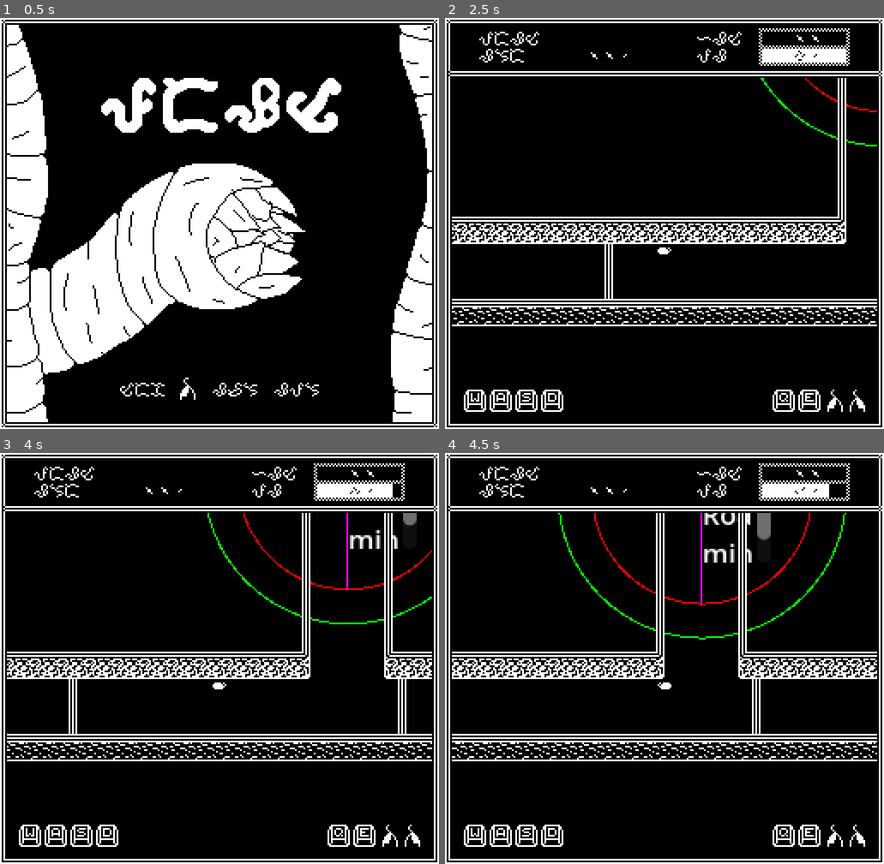
Above: before the commit, frames 1-4 (two rows, left to right).
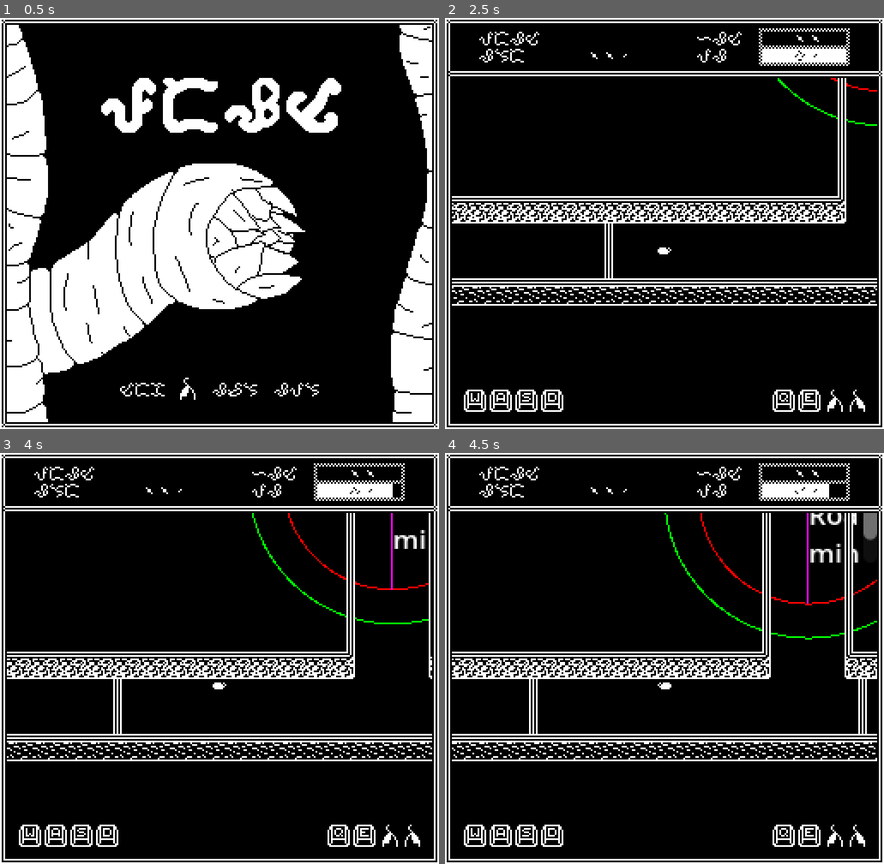
Above: after the commit, the same moments.

Repository: youknowedo/parasito
Game: Godot game, scene res://scenes/Master.tscn
Two runs of this game, one before a commit and one after it. Both use one fixed random seed, a clock stepped at 60 frames per second and the inputs below.
Inputs (mouse positions are in pixels of both pictures, inside the frame that each line leads up to):
- Up to frame 1 (0.5 s): no input
- Up to frame 2 (2.5 s): tap Enter at 0.5, 2 s; move the mouse to (761, 202) at 0.52 s; hold D (move_right) 0.53-1.28 s; click (761, 202) at 0.6 s; right-click (761, 202) at 0.8 s; tap Space at 1.25 s; move the mouse to (576, 244) at 1.27 s; hold S (move_down) 1.28-2.03 s; right-click (576, 244) at 1.35 s; tap E (tertiary_action) at 1.55 s; move the mouse to (708, 133) at 2.02 s; hold D (move_right) from 2.03 s (still down); hold E (tertiary_action) from 2.03 s (still down); click (708, 133) at 2.3 s
- Up to frame 3 (4 s): move the mouse to (197, 740) at 2.77 s; release D (move_right) at 2.78 s; release E (tertiary_action) at 2.78 s; hold W (move_up) 2.78-3.53 s; click (197, 740) at 2.85 s; right-click (197, 740) at 3.05 s; move the mouse to (351, 720) at 3.52 s; hold A (move_left) from 3.53 s (still down); hold E (tertiary_action) from 3.53 s (still down); right-click (351, 720) at 3.6 s
- Up to frame 4 (4.5 s): keep holding A (move_left); move the mouse to (532, 596) at 4.27 s; release E (tertiary_action) at 4.28 s; tap E (tertiary_action) at 4.35 s

Frame 1 is identical in both runs. In frame 2, 11% of the frame differs, in the area x 1-99%, y 14-75%; in frame 3, 6.4%; in frame 4, 8.6%.

Commit message:
Lunge n dash

Diff:
--- a/scenes/Master.tscn
+++ b/scenes/Master.tscn
@@ -90,7 +90,6 @@
 [node name="CanvasLayer" type="CanvasLayer" parent="."]
 
 [node name="LevelScreen" type="TextureRect" parent="CanvasLayer" node_paths=PackedStringArray("master", "region_counter", "room_counter")]
-visible = false
 texture_filter = 1
 offset_right = 256.0
 offset_bottom = 240.0
--- a/scenes/objects/Grunt.tscn
+++ b/scenes/objects/Grunt.tscn
@@ -791,6 +791,22 @@
 "values": [0.0]
 }
 
+[sub_resource type="Animation" id="Animation_la704"]
+resource_name = "Dead"
+step = 0.05
+tracks/0/type = "value"
+tracks/0/imported = false
+tracks/0/enabled = true
+tracks/0/path = NodePath("Grunt:frame_coords")
+tracks/0/interp = 1
+tracks/0/loop_wrap = true
+tracks/0/keys = {
+"times": PackedFloat32Array(0),
+"transitions": PackedFloat32Array(1),
+"update": 1,
+"values": [Vector2i(0, 11)]
+}
+
 [sub_resource type="Animation" id="Animation_kwl5b"]
 resource_name = "Idle"
 length = 2.0
@@ -946,22 +962,6 @@
 "transitions": PackedFloat32Array(1),
 "update": 0,
 "values": [0.0]
-}
-
-[sub_resource type="Animation" id="Animation_la704"]
-resource_name = "Dead"
-step = 0.05
-tracks/0/type = "value"
-tracks/0/imported = false
-tracks/0/enabled = true
-tracks/0/path = NodePath("Grunt:frame_coords")
-tracks/0/interp = 1
-tracks/0/loop_wrap = true
-tracks/0/keys = {
-"times": PackedFloat32Array(0),
-"transitions": PackedFloat32Array(1),
-"update": 1,
-"values": [Vector2i(0, 11)]
 }
 
 [sub_resource type="AnimationLibrary" id="AnimationLibrary_dyjh3"]
--- a/scenes/objects/Player.tscn
+++ b/scenes/objects/Player.tscn
@@ -7,7 +7,7 @@
 [ext_resource type="Script" uid="uid://s0u8ku4va808" path="res://scripts/state_machines/states/player/MovingState.gd" id="5_b7u2i"]
 [ext_resource type="Script" uid="uid://tq4onar0q642" path="res://scripts/state_machines/states/player/LungingState.gd" id="6_ojp0b"]
 [ext_resource type="Script" uid="uid://du8n1rdlk1kju" path="res://scripts/state_machines/states/player/Possessing.gd" id="7_ekumq"]
-[ext_resource type="Script" path="res://scripts/state_machines/states/player/DeadState.gd" id="8_n4knn"]
+[ext_resource type="Script" uid="uid://ci8td6weabxx7" path="res://scripts/state_machines/states/shared/DeadState.gd" id="8_n4knn"]
 
 [sub_resource type="Animation" id="Animation_7pqvu"]
 resource_name = "Dead"
--- a/scenes/objects/Shooter.tscn
+++ b/scenes/objects/Shooter.tscn
@@ -11,6 +11,7 @@
 [ext_resource type="Script" uid="uid://b55yhinddli8s" path="res://scripts/state_machines/states/shooter/AttackingState.gd" id="8_dverg"]
 [ext_resource type="PackedScene" uid="uid://bk5brchyxcvhu" path="res://scenes/objects/Projectile.tscn" id="9_bd1nq"]
 [ext_resource type="Script" uid="uid://ci8td6weabxx7" path="res://scripts/state_machines/states/shared/DeadState.gd" id="11_pis81"]
+[ext_resource type="Script" uid="uid://bau3ttwh3aect" path="res://scripts/state_machines/states/host/DashingState.gd" id="12_ad3xa"]
 
 [sub_resource type="Animation" id="Animation_bxurt"]
 resource_name = "Attacking"
@@ -155,6 +156,22 @@
 "transitions": PackedFloat32Array(1, 1, 1, 1),
 "update": 1,
 "values": [Vector2(0, 4.5), Vector2(0, 0), Vector2(0, -0.5), Vector2(0, 2)]
+}
+
+[sub_resource type="Animation" id="Animation_pis81"]
+resource_name = "Dead"
+step = 0.1
+tracks/0/type = "value"
+tracks/0/imported = false
+tracks/0/enabled = true
+tracks/0/path = NodePath("Sprite:frame_coords")
+tracks/0/interp = 1
+tracks/0/loop_wrap = true
+tracks/0/keys = {
+"times": PackedFloat32Array(0),
+"transitions": PackedFloat32Array(1),
+"update": 1,
+"values": [Vector2i(0, 7)]
 }
 
 [sub_resource type="Animation" id="Animation_kwl5b"]
@@ -253,22 +270,6 @@
 "transitions": PackedFloat32Array(1),
 "update": 0,
 "values": [Vector2(-6, 0.5)]
-}
-
-[sub_resource type="Animation" id="Animation_pis81"]
-resource_name = "Dead"
-step = 0.1
-tracks/0/type = "value"
-tracks/0/imported = false
-tracks/0/enabled = true
-tracks/0/path = NodePath("Sprite:frame_coords")
-tracks/0/interp = 1
-tracks/0/loop_wrap = true
-tracks/0/keys = {
-"times": PackedFloat32Array(0),
-"transitions": PackedFloat32Array(1),
-"update": 1,
-"values": [Vector2i(0, 7)]
 }
 
 [sub_resource type="AnimationLibrary" id="AnimationLibrary_dyjh3"]
@@ -379,6 +380,10 @@
 [node name="Dead" type="Node" parent="StateMachine"]
 script = ExtResource("11_pis81")
 
+[node name="Dashing" type="Node" parent="StateMachine"]
+script = ExtResource("12_ad3xa")
+dash_force = 5000.0
+
 [node name="RichTextLabel" type="RichTextLabel" parent="."]
 offset_right = 40.0
 offset_bottom = 40.0
--- a/scripts/Projectile.gd
+++ b/scripts/Projectile.gd
@@ -2,7 +2,7 @@
 
 var velocity: Vector2
 var attack_damage: int
-var origin: Entity
+var origin: Hostile
 
 var actual_position: Vector2
 
@@ -18,5 +18,7 @@
 
 	if body.is_in_group("entity"):
 		body.damage(10, origin)
+		if body.health <= 0:
+			origin.attack_target = null
 
 	queue_free()
--- a/scripts/entities/Hostile.gd
+++ b/scripts/entities/Hostile.gd
@@ -48,6 +48,7 @@
 		return
 
 	attack_target = body
+	in_attack_range = false
 	collision_mask = 0b0101
 
 	_on_body_entered_vision_range(body)
--- a/scripts/entities/hostiles/Host.gd
+++ b/scripts/entities/hostiles/Host.gd
@@ -1,9 +1,12 @@
 extends Hostile
 class_name Host
 
-var occupier: Entity = null
+var occupier: Player = null
 
 func _process(delta):
+	if occupier && !occupier.master.started:
+		return
+
 	if attack_target && attack_target.health <= 0:
 		attack_target = null
 		collision_mask = 0b0111
@@ -13,19 +16,13 @@
 		if !occupier:
 			return
 
-		if Input.is_action_just_pressed("primary_action"):
-			primary_action()
+		if health > 0:
+			if Input.is_action_just_pressed("primary_action"):
+				primary_action()
 
-		elif Input.is_action_just_pressed("secondary_action"):
-			secondary_action()
+			elif Input.is_action_just_pressed("secondary_action"):
+				secondary_action()
 
-		else:
-			var input_direction = Input.get_vector("move_left", "move_right", "move_up", "move_down")
-
-			velocity = input_direction * speed * delta
-
-			if collider_count.count == 0:
-				move_and_slide()
 		occupier.position = global_position
 		occupier.actual_position = global_position
 
--- a/scripts/entities/hostiles/hosts/Shooter.gd
+++ b/scripts/entities/hostiles/hosts/Shooter.gd
@@ -22,3 +22,9 @@
 	attack_direction = Vector2(cos(rounded_angle), sin(rounded_angle))
 
 	state_machine.change_state("Attacking")
+
+func secondary_action():
+	if !occupier:
+		return
+
+	state_machine.change_state("Dashing")
--- a/scripts/state_machines/states/grunt/AttackingState.gd
+++ b/scripts/state_machines/states/grunt/AttackingState.gd
@@ -65,5 +65,9 @@
 			continue
 
 		body.damage(attack_damage, host)
+		if body.health <= 0:
+			host.attack_target = null
+			finished.emit(ROAMING)
+			return
 
 	finished.emit(P_IDLE if host.occupier else CHASING)
--- /dev/null
+++ b/scripts/state_machines/states/host/DashingState.gd
@@ -0,0 +1,50 @@
+extends HostState
+
+@export var dash_force = 500.0
+@export var dash_duration = 0.2
+
+var dash_again = false
+var dash_timer = 0.0
+var dash_recovery = -0.2
+var dash_direction = Vector2.ZERO
+
+func enter(_previous_state_path: String, _data := {}) -> void:
+	if _previous_state_path == DASHING && dash_timer > dash_recovery:
+		return
+
+	dash_timer = dash_duration
+
+	var mouse_position = host.get_global_mouse_position()
+	dash_direction = (mouse_position - host.position).normalized()
+	var angle = atan2(dash_direction.y, dash_direction.x)
+	var rounded_angle = (PI / 4) * round(angle / (PI / 4))
+	dash_direction = Vector2(cos(rounded_angle), sin(rounded_angle))
+
+	if dash_direction.x > 0:
+		state_machine.sprite.flip_h = false
+	else:
+		state_machine.sprite.flip_h = true
+
+func physics_update(_delta: float) -> void:
+	dash_timer -= _delta
+
+	if dash_timer <= dash_recovery:
+		if dash_again:
+			dash_again = false
+			enter(DASHING)
+		else:
+			finished.emit(P_IDLE)
+			return
+
+	if Input.is_action_just_pressed("secondary_action"):
+		dash_again = true
+
+	if dash_timer <= 0:
+		return
+
+	host.velocity = dash_direction * dash_force * _delta
+
+	host.move_and_slide()
+
+func exit() -> void:
+	host.collision_mask = 0b0111
--- a/scripts/state_machines/states/host/HostState.gd
+++ b/scripts/state_machines/states/host/HostState.gd
@@ -6,6 +6,7 @@
 const DEAD = "Dead"
 const P_IDLE = "PIdle"
 const P_MOVING = "PMoving"
+const DASHING = "Dashing"
 
 var host: Host
 
--- a/scripts/state_machines/states/player/LungingState.gd
+++ b/scripts/state_machines/states/player/LungingState.gd
@@ -3,10 +3,15 @@
 @export var lunge_force = 500.0
 @export var lunge_duration = 0.2
 
+var lunge_again = false
+var lunge_recovery = -0.2
 var lunge_timer = 0.0
 var lunge_direction = Vector2.ZERO
 
 func enter(_previous_state_path: String, _data := {}) -> void:
+	if _previous_state_path == LUNGING && lunge_timer > lunge_recovery:
+		return
+
 	lunge_timer = lunge_duration
 
 	entity.collision_mask = 0b0011
@@ -17,6 +22,11 @@
 	var rounded_angle = (PI / 4) * round(angle / (PI / 4))
 	lunge_direction = Vector2(cos(rounded_angle), sin(rounded_angle))
 
+	if lunge_direction.x > 0:
+		state_machine.sprite.flip_h = false
+	else:
+		state_machine.sprite.flip_h = true
+
 	if entity.host:
 		entity.host.occupier = null
 		entity.host = null
@@ -25,8 +35,18 @@
 func physics_update(_delta: float) -> void:
 	lunge_timer -= _delta
 
+	if lunge_timer <= lunge_recovery:
+		if lunge_again:
+			lunge_again = false
+			enter(LUNGING)
+		else:
+			finished.emit(IDLE)
+			return
+
+	if Input.is_action_just_pressed("tertiary_action"):
+		lunge_again = true
+
 	if lunge_timer <= 0:
-		finished.emit(IDLE)
 		return
 
 	entity.velocity = lunge_direction * lunge_force * _delta
--- a/scripts/state_machines/states/player/Possessing.gd
+++ b/scripts/state_machines/states/player/Possessing.gd
@@ -18,7 +18,8 @@
 	entity.host.disconnect("health_set", on_host_health_set)
 	entity.player_health_set.emit(entity.health, entity.max_health, 0, 0)
 	entity.visible = true
-	entity.host.collision_layer = 0b0100
+	if entity.health > 0:
+		entity.host.collision_layer = 0b0100
 
 func on_host_health_set(health: int, max_health: int) -> void:
 	entity.player_health_set.emit(entity.health, entity.max_health, health, max_health)
--- a/scripts/state_machines/states/shared/DeadState.gd
+++ b/scripts/state_machines/states/shared/DeadState.gd
@@ -2,4 +2,7 @@
 
 func enter(_previous_state_path: String, _data: Dictionary = {}):
 	state_machine.animation_player.play("Dead")
-	entity.collision_layer = 0
+	entity.collision_layer = 0b0001
+
+	if "occupier" in entity and entity.occupier:
+		entity.occupier.state_machine.change_state("Lunging")
Not shown: 1 places in scenes/objects/Shooter.tscn that only renumber resources
Not shown, added: scripts/state_machines/states/host/DashingState.gd.uid
Binary file changed: sprites/Level.aseprite
Binary file changed: sprites/Level.png
